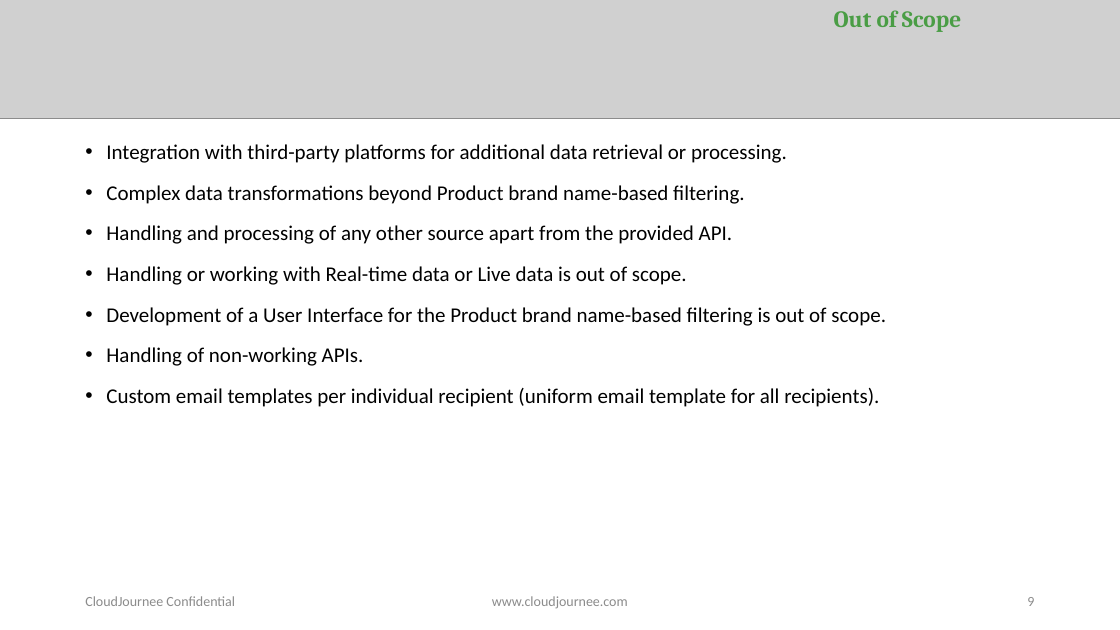
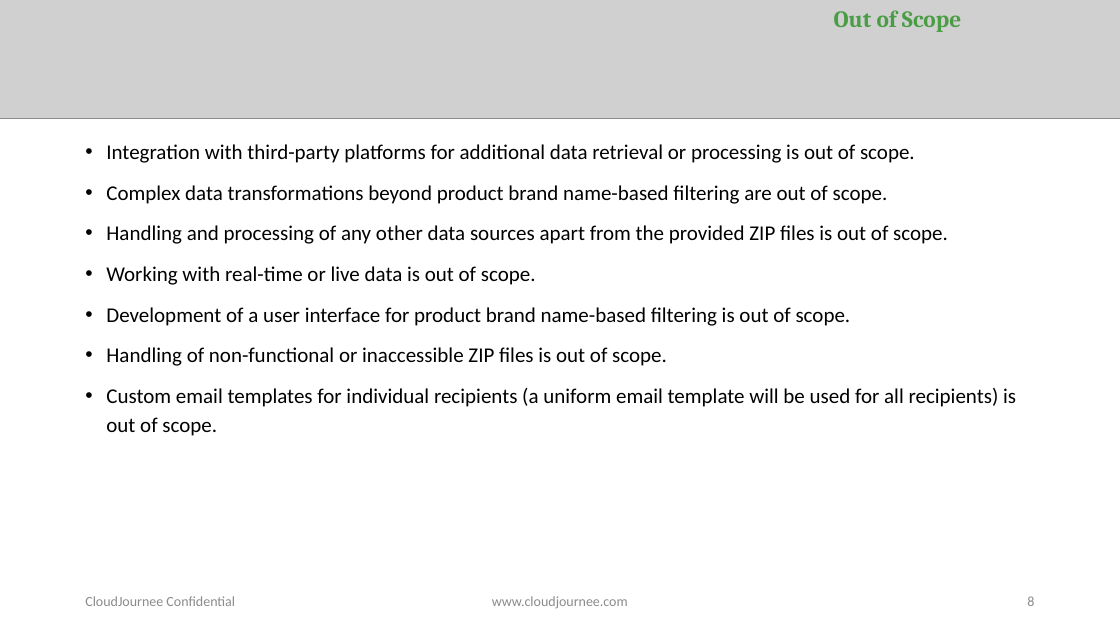
Before and after one commit to Ashwinyyy/cvp-2-dev, a slide deck: slide 8 of CVP_Project_Proposal/CVP_Project_Proposal-cvp-2.pptx (slide 9 before the commit). Drawn at 1120x630 pixels with LibreOffice and Linux fonts; fonts in the diff are those of the drawing; grey boxes stand for pictures. Boxes give left, top, right and bottom in pixels: in the first picture for what was removed or moved away, otherwise in the second. Text is boxed around its words. In the diff, an @@ line names an element or a change of style, - is before the commit and + after.

```diff
--- a/CVP_Project_Proposal/CVP_Project_Proposal-cvp-2.pptx
+++ b/CVP_Project_Proposal/CVP_Project_Proposal-cvp-2.pptx
@@ text at <box>106,144,1016,436</box>: text changed @@
-• Integration with third-party platforms for additional data retrieval or processing.
-• Complex data transformations beyond Product brand name-based filtering.
-• Handling and processing of any other source apart from the provided API.
-• Handling or working with Real-time data or Live data is out of scope.
-• Development of a User Interface for the Product brand name-based filtering is out of scope.
-• Handling of non-working APIs.
-• Custom email templates per individual recipient (uniform email template for all recipients).
+• Integration with third-party platforms for additional data retrieval or processing is out of scope.
+• Complex data transformations beyond product brand name-based filtering are out of scope.
+• Handling and processing of any other data sources apart from the provided ZIP files is out of scope.
+• Working with real-time or live data is out of scope.
+• Development of a user interface for product brand name-based filtering is out of scope.
+• Handling of non-functional or inaccessible ZIP files is out of scope.
+• Custom email templates for individual recipients (a uniform email template will be used for all recipients) is out of scope.
@@ page number at <box>1027,596,1034,606</box>: text changed @@
-9
+8
```
Also in this commit, not shown: 5 other slides changed, 1 slide removed, 20 other files.
